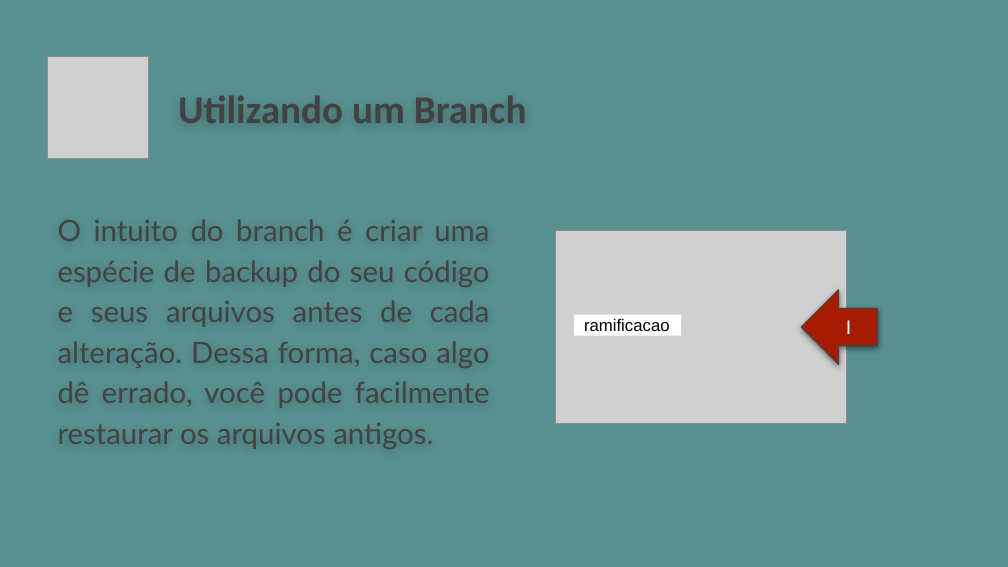
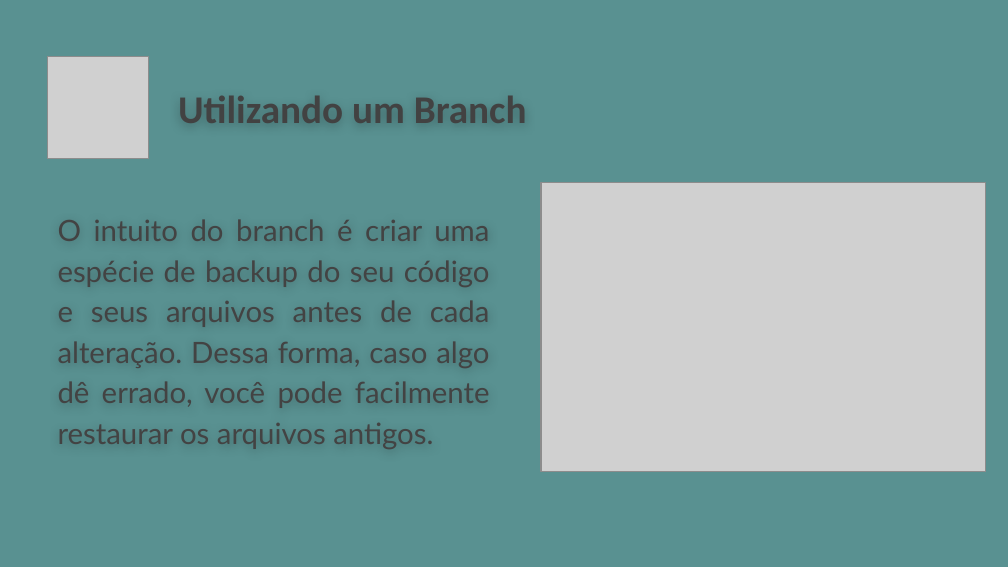
Before and after one commit to M4NS0/matriz-curricular, a slide deck: slide 23 of PUC - Análise de Sistemas Módulo III/Gerência de Configuração de Software/Tarefas/Boas Práticas de Segurança Git e GitHub.pptx. Drawn at 1008x567 pixels with LibreOffice and Linux fonts; fonts in the diff are those of the drawing; grey boxes stand for pictures. Boxes give left, top, right and bottom in pixels: in the first picture for what was removed or moved away, otherwise in the second. Text is boxed around its words. In the diff, an @@ line names an element or a change of style, - is before the commit and + after.

```diff
--- a/PUC - Análise de Sistemas Módulo III/Gerência de Configuração de Software/Tarefas/Boas Práticas de Segurança Git e GitHub.pptx
+++ b/PUC - Análise de Sistemas Módulo III/Gerência de Configuração de Software/Tarefas/Boas Práticas de Segurança Git e GitHub.pptx
@@ picture added at [541,183,986,472] @@
@@ picture removed at [555,231,846,424] @@
@@ right arrow removed at [801,289,877,364] @@
-I
@@ rectangle removed at [574,314,680,336] @@
-ramificacao
```
Also in this commit, not shown: 1 other slide changed, 1 slide added, 8 other files.
